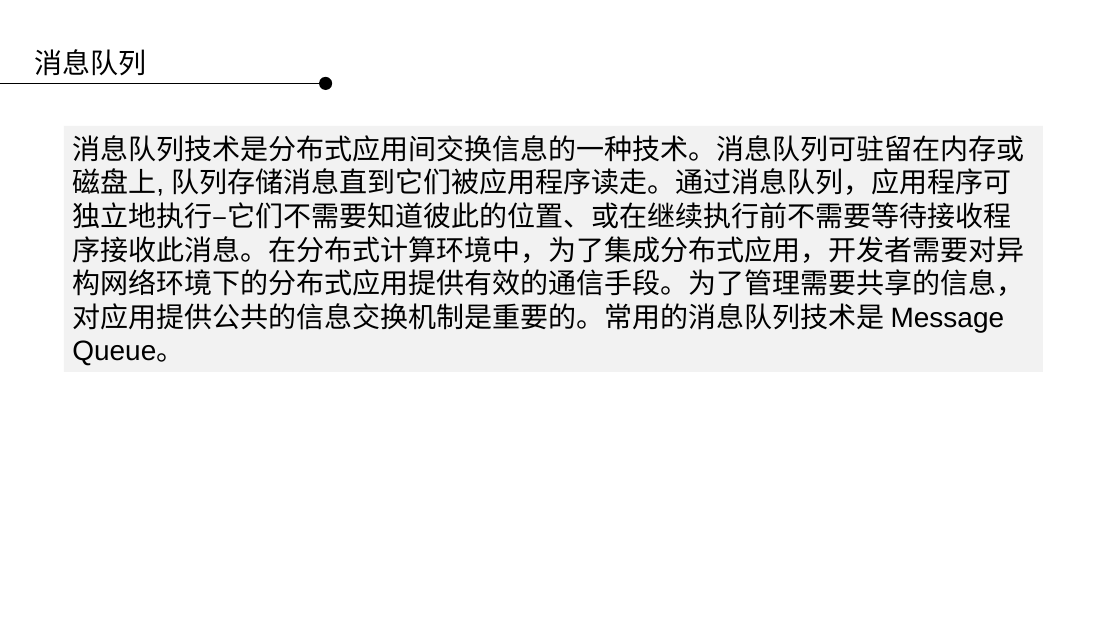
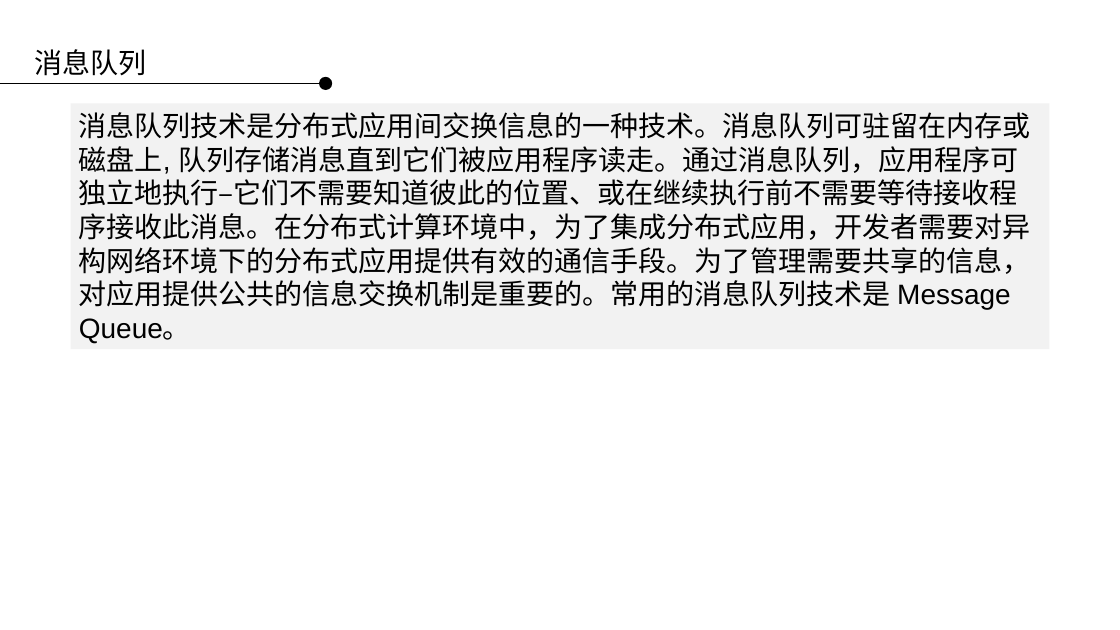
Before and after one commit to applepip/Big_Data, a slide deck: slide 4 of 数据采集系统/数据采集系统 第三讲.pptx. Drawn at 1120x630 pixels with LibreOffice and Linux fonts; fonts in the diff are those of the drawing; background and template pictures are left out. Boxes give left, top, right and bottom in pixels: in the first picture for what was removed or moved away, otherwise in the second. Text is boxed around its words. In the diff, an @@ line names an element or a change of style, - is before the commit and + after.

```diff
--- a/数据采集系统/数据采集系统 第三讲.pptx
+++ b/数据采集系统/数据采集系统 第三讲.pptx
@@ rectangle "消息队列技术是分布式应用间交换信息的一种技术。消息队列可驻留在内存或磁盘上, 队列存储消息直到它们被应用程序读走。通过消 ...": place and size @@
-rectangle "消息队列技术是分布式应用间交换信息的一种技术。消息队列可驻留在内存或磁盘上, 队列存储消息直到它们被应用程序读走。通过消 ..." at [64, 126, 1043, 372]
+rectangle "消息队列技术是分布式应用间交换信息的一种技术。消息队列可驻留在内存或磁盘上, 队列存储消息直到它们被应用程序读走。通过消 ..." at [71, 103, 1049, 350]
```
Also in this commit, not shown: 4 other slides changed, 29 slides added, 29 slides removed.
